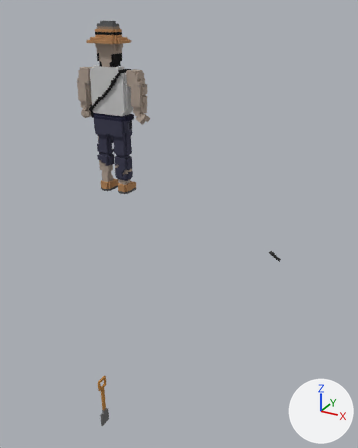
The glTF model Assets/Resources/Player/Player.glb as it was, and as the next commit left it.
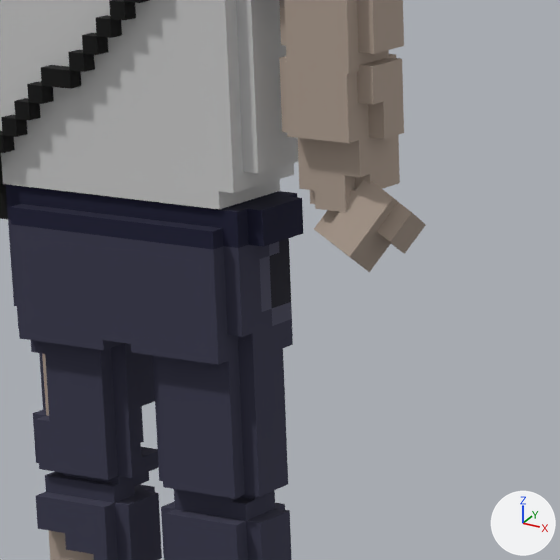
The first picture shows the older version from a 50 mm lens placed at (125.0, -170.0, 45.0), pointed at (27.0, 8.0, -44.0). The close-ups show both versions on the part from 26% to 47% of the width and 20% to 37% of the height of that picture; other places that the commit changed are outside them. The lights are fixed; the arrows at lower right show +X, +Y and +Z. Both versions are drawn at frame 30 of the action 'pl_Gun'; the numbers are the values there.

The older version as bpy lines, for what is in view:
```python
me_content_7__mesh = bpy.data.meshes.new('Content(7)-Mesh')
me_content_7__mesh.from_pydata(...)  # 71 vertices, 106 faces; spans x -3.5..3.5, y -3.0..3.0, z -5.0..5.0
me_content_7__mesh.materials.append(mat_content_7__material)
me_content_mesh = bpy.data.meshes.new('Content-Mesh')
me_content_mesh.from_pydata(...)  # 63 vertices, 92 faces; spans x -3.0..3.0, y -2.5..2.5, z -4.0..4.0
me_content_mesh.materials.append(mat_content_material)
ob_arm_l_d_local = bpy.data.objects.new('Arm_L_D-Local', me_content_mesh)
ob_arm_l_d_local.parent = ob_arm_l_d_global
ob_arm_l_d_local.location = (0.0, -0.0321, -3.047)
ob_hand_l_global = bpy.data.objects.new('Hand_L-Global', None)
ob_hand_l_global.parent = ob_arm_l_d_global
ob_hand_l_global.location = (0.0, 0.0, -7.144)
ob_hand_l_global.rotation_euler = (0.69, -0.87, -0.845)  # degrees (40, -50, -48)
ob_leg_l_u_local = bpy.data.objects.new('Leg_L_U-Local', me_content_7__mesh)
ob_leg_l_u_local.parent = ob_leg_l_u_global
ob_leg_l_u_local.location = (-0.0263, 0.0, -4.465)
# also in view: 'Arm_L_U-Local' at (12.0, 0.0, 17.0); 'Leg_L_D-Local' at (5.0, -1.0, -19.0); 'Hand_L-Local' at (15.0, 0.0, 3.0); 'Root-Local' at (0.0, 0.0, 0.0); 'Leg_R_U-Local' at (-4.0, -1.0, -9.0)
```
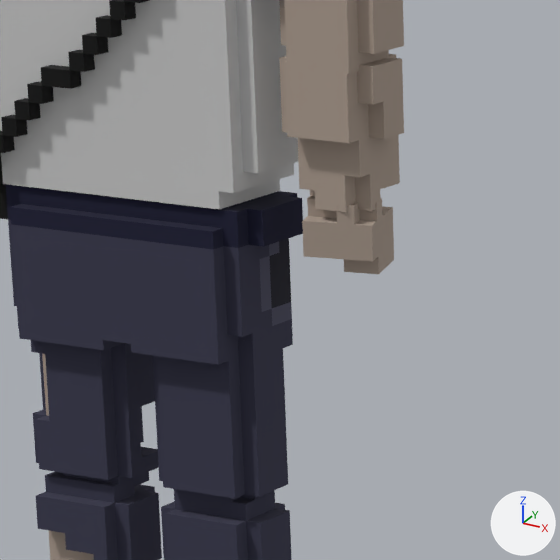
ob_hand_l_global is not drawn itself; it is the parent of ob_hand_l_local, ob_gun_global.

Pixel boxes [x1, y1, x2, y2] of what changed, in the close-ups (560 x 560 px):
'Hand_L-Local', turned: before [314, 180, 426, 272]; after [302, 195, 394, 274]

What the commit changed:
Object 'Hand_L-Global' (ob_hand_l_global) turns from (40, -50, -48) to (-3.3, 1.1, -16) degrees about x, y and z.
